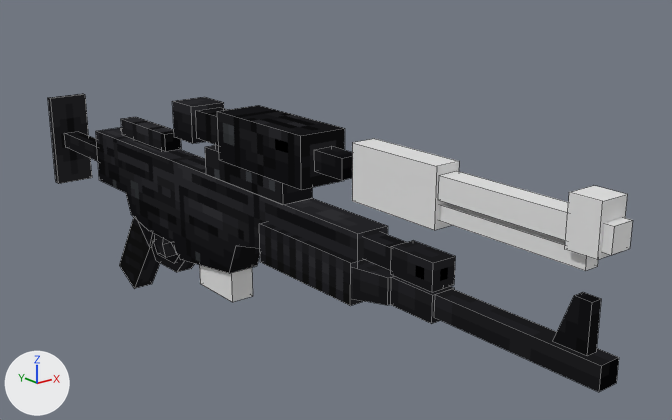
The Blender file resources/models/blasters/a280c/A280C.blend, before and after one commit.
Both versions are drawn from a 50 mm camera at (-3.8, -7.06, 2.8) aimed at (0.54, -1.64, 0.63). Every picture has the same lights, and +X, +Y and +Z are marked at lower left. Mesh edges are drawn as thin lines.

Names of what the first picture shows: 'A280C', 'A280C.002', 'A280C.003', 'A280C.004', 'Scope1'.
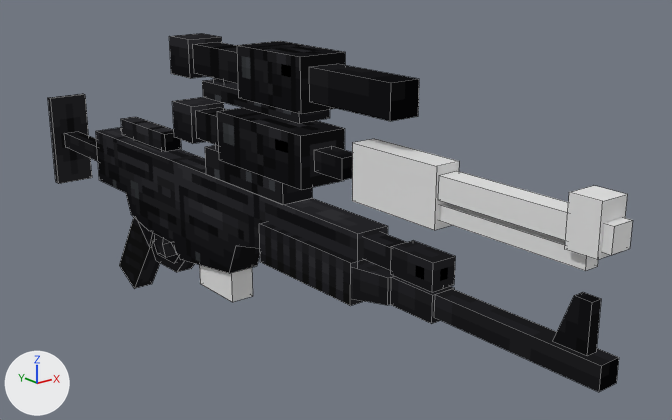
What differs and where, as boxes [x1, y1, x2, y2] in the pictures (672 x 420 px):
'Scope2', shown
    after: [169, 33, 419, 123]

The edits, one by one:
me_plane_002 has 48 vertices, 30 faces and spans x -0.26..0.11, y 2.5..5.1, z 2.43..2.89.
me_plane_002 is used by ob_scope2; location (0.076, -5.479, -1.571).
me_plane_002 part 1: the whole mesh is moved by (0.0, 0.0, 0.62).
Object 'Scope2' (ob_scope2) is now shown.
